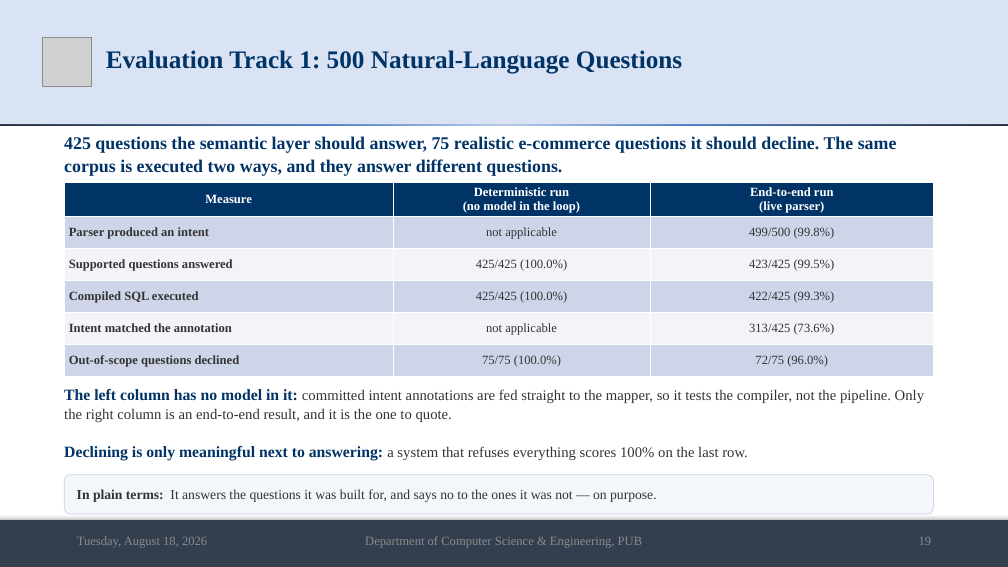
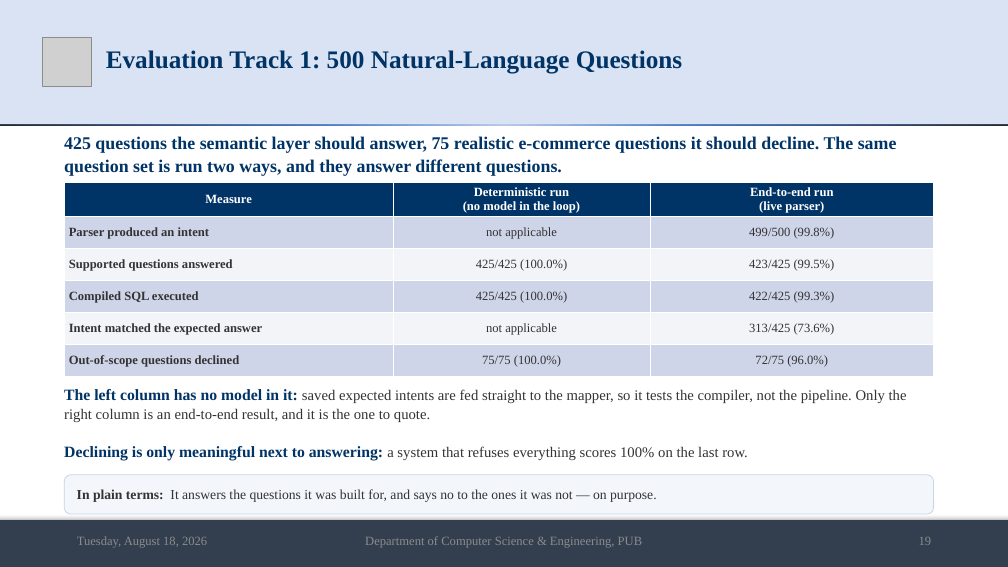
Before and after one commit to md-riaz/AEGIS-Research, a slide deck: slide 19 of docs/scripts/Md_Riaz_Final_Defense_0322310105101024.pptx. Drawn at 1008x567 pixels with LibreOffice and Linux fonts; fonts in the diff are those of the drawing; grey boxes stand for pictures. Boxes give left, top, right and bottom in pixels: in the first picture for what was removed or moved away, otherwise in the second. Text is boxed around its words. In the diff, an @@ line names an element or a change of style, - is before the commit and + after.

```diff
--- a/docs/scripts/Md_Riaz_Final_Defense_0322310105101024.pptx
+++ b/docs/scripts/Md_Riaz_Final_Defense_0322310105101024.pptx
@@ text at <box>64,136,897,176</box>: text changed @@
-425 questions the semantic layer should answer, 75 realistic e-commerce questions it should decline. The same corpus is executed two ways, and they answer different questions.
+425 questions the semantic layer should answer, 75 realistic e-commerce questions it should decline. The same question set is run two ways, and they answer different questions.
@@ table at <box>64,182,934,372</box> @@
-row 5, column 1: Intent matched the annotation
+row 5, column 1: Intent matched the expected answer
@@ text at <box>64,389,907,422</box>: text changed @@
-The left column has no model in it: committed intent annotations are fed straight to the mapper, so it tests the compiler, not the pipeline. Only the right column is an end-to-end result, and it is the one to quote.
+The left column has no model in it: saved expected intents are fed straight to the mapper, so it tests the compiler, not the pipeline. Only the right column is an end-to-end result, and it is the one to quote.
```
Also in this commit, not shown: 4 other slides changed, 2 other files.
